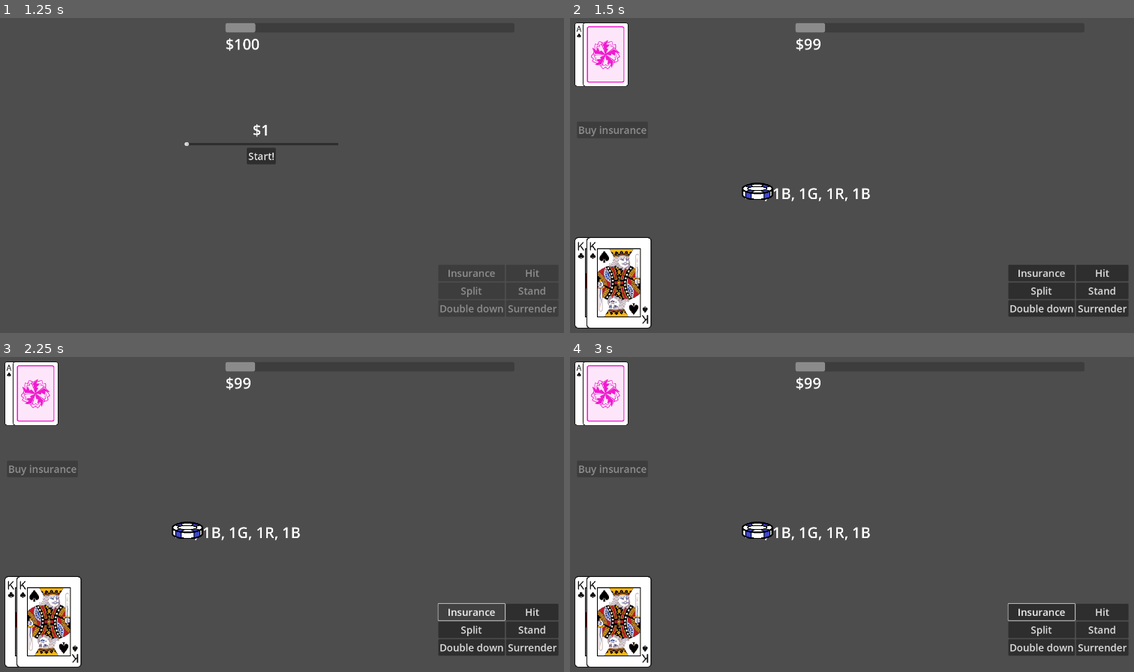
Above: before the commit, frames 1-4 (two rows, left to right).
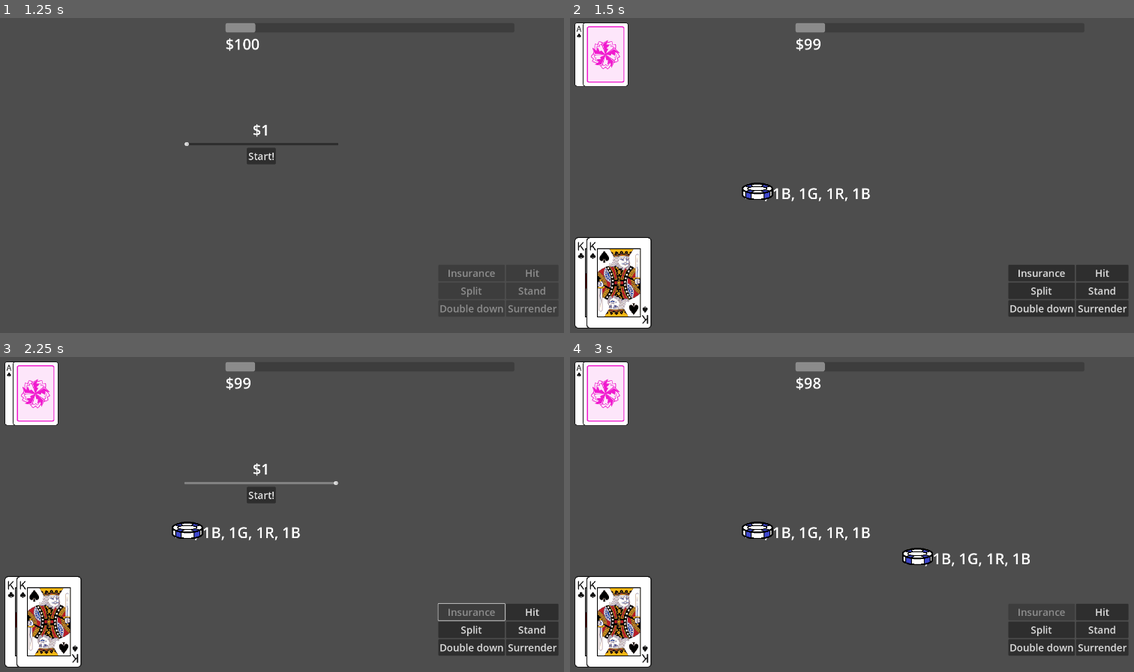
Above: after the commit, the same moments.

Repository: Tofutush/blackjack-with-sky
Game: Godot game, scene res://scenes/Start/Start.tscn
Two runs of this game, one before a commit and one after it. Both use one fixed random seed, a clock stepped at 60 frames per second and the inputs below.
Inputs (mouse positions are in pixels of both pictures, inside the frame that each line leads up to):
- Up to frame 1 (1.25 s): click "Start" at 0.5 s
- Up to frame 2 (1.5 s): click "Start!" at 1.25 s
- Up to frame 3 (2.25 s): click "Insurance" at 2 s
- Up to frame 4 (3 s): click (829, 495) at 2.75 s, where only the run after the commit has a clickable "Start!"

Frame 1 is identical in both runs. In frame 2, 0.1% of the frame differs, in the area x 1-14%, y 34-38%; in frame 3, 0.7%; in frame 4, 0.8%, in the area x 1-90%, y 1-84%.

Commit message:
remove insurance button

Diff:
--- a/scenes/Main/Main.tscn
+++ b/scenes/Main/Main.tscn
@@ -105,23 +105,11 @@
 offset_right = 1097.0
 offset_bottom = 648.0
 
-[node name="InsuranceButton" type="Button" parent="."]
-layout_mode = 1
-anchors_preset = -1
-anchor_left = 0.029000001
-anchor_top = 0.34
-anchor_right = 0.029000001
-anchor_bottom = 0.34
-offset_left = 0.3199997
-offset_top = -0.2000122
-offset_right = 227.32
-offset_bottom = 52.799988
-text = "Buy insurance"
-
 [connection signal="bet_submitted" from="Bet" to="." method="_on_bet_bet_submitted"]
 [connection signal="double_down" from="PlayerButtons" to="." method="_on_player_double_down"]
 [connection signal="hit" from="PlayerButtons" to="." method="_on_player_hit"]
+[connection signal="insurance" from="PlayerButtons" to="." method="_on_player_insurance"]
+[connection signal="split" from="PlayerButtons" to="." method="_on_player_split"]
 [connection signal="stand" from="PlayerButtons" to="." method="_on_player_stand"]
 [connection signal="surrender" from="PlayerButtons" to="." method="_on_player_surrender"]
 [connection signal="pressed" from="ContinueButton" to="." method="_on_continue_button_pressed"]
-[connection signal="pressed" from="InsuranceButton" to="." method="_on_insurance_button_pressed"]
--- a/scenes/Main/main.gd
+++ b/scenes/Main/main.gd
@@ -14,7 +14,6 @@
 
 func newGame() -> void:
 	$ContinueButton.hide()
-	$InsuranceButton.hide()
 	$MainChips.hide()
 	$SplitChips.hide()
 	$InsuranceChips.hide()
@@ -81,28 +80,23 @@
 
 	# check insurance
 	if dealerHand.getCard(0).rank == 'A':
-		$InsuranceButton.show()
+		$PlayerButtons.enableButton('insurance')
 		if bet == 1:
-			$InsuranceButton.disabled = true
-			$InsuranceButton.tooltip_text = "Bet too low."
+			$PlayerButtons.disableButton('insurance')
+			$PlayerButtons.setButtonTooltip('insurance', "Bet too low.")
 		if GameManager.money == 0:
-			$InsuranceButton.disabled = true
-			$InsuranceButton.tooltip_text = "Not enough money."
+			$PlayerButtons.disableButton('insurance')
+			$PlayerButtons.setButtonTooltip('insurance', "Not enough money.")
 
 	# player draw
 	$PlayerButtons.enableButtons()
 
 	return
 
-func _on_insurance_button_pressed() -> void:
-	insuring = true
-	$Bet.startBetting(int(floor(bet / 2.0)), 'insurance')
-	$InsuranceButton.hide()
-
-# 4 player options. these signals are middleman signals from $PlayerButtons
+# 6 player options. these signals are middleman signals from $PlayerButtons
 func _on_player_hit() -> void:
 	playerHand.addCard(mainDeck.drawRandom())
-	$PlayerButtons.hideDoubleDownButton()
+	$PlayerButtons.disableButton('double down')
 	if playerHand.isBusted():
 		print('you bust! you lose!')
 		endGame()
@@ -134,6 +128,14 @@
 	GameManager.changeMoney(int(floor(bet / 2.0)))
 	endGame()
 
+func _on_player_insurance() -> void:
+	insuring = true
+	$Bet.startBetting(int(floor(bet / 2.0)), 'insurance')
+	$PlayerButtons.disableButton('insurance')
+
+func _on_player_split() -> void:
+	pass # Replace with function body.
+
 func dealerDrawLoop() -> void:
 	$DealerDeckDisplay.turnLastBackCard()
 	while not dealerHand.isEndForDealer():
--- a/scenes/PlayerButtons/player_buttons.gd
+++ b/scenes/PlayerButtons/player_buttons.gd
@@ -26,12 +26,21 @@
 		dict[key].disabled = true
 
 func disableButton(key: String) -> void:
-	if dict[key]: dict[key].disabled = true
+	if !dict[key]: push_error('button doesnt exist: ' + key)
+	dict[key].disabled = true
 
 func enableButtons() -> void:
 	# enable all buttons
 	for key in dict:
 		dict[key].disabled = false
+
+func enableButton(key: String) -> void:
+	if !dict[key]: push_error('button doesnt exist: ' + key)
+	dict[key].disabled = false
+
+func setButtonTooltip(button: String, text: String) -> void:
+	if !dict[button]: push_error('button doesnt exist: ' + button)
+	dict[button].tooltip_text = text
 
 func _on_hit_button_pressed() -> void:
 	hit.emit()
